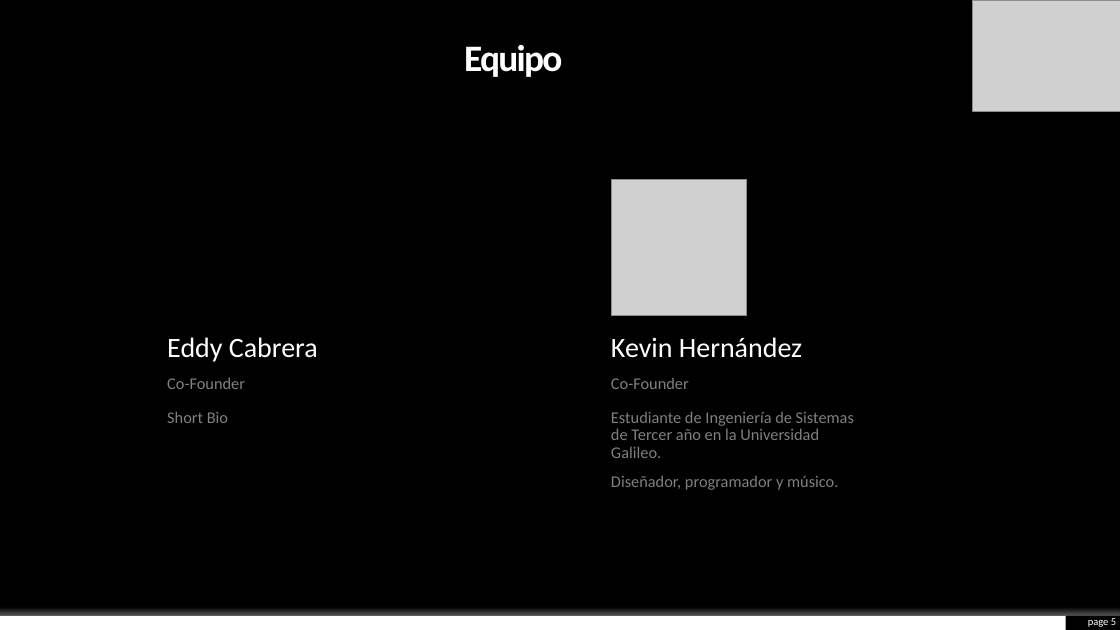
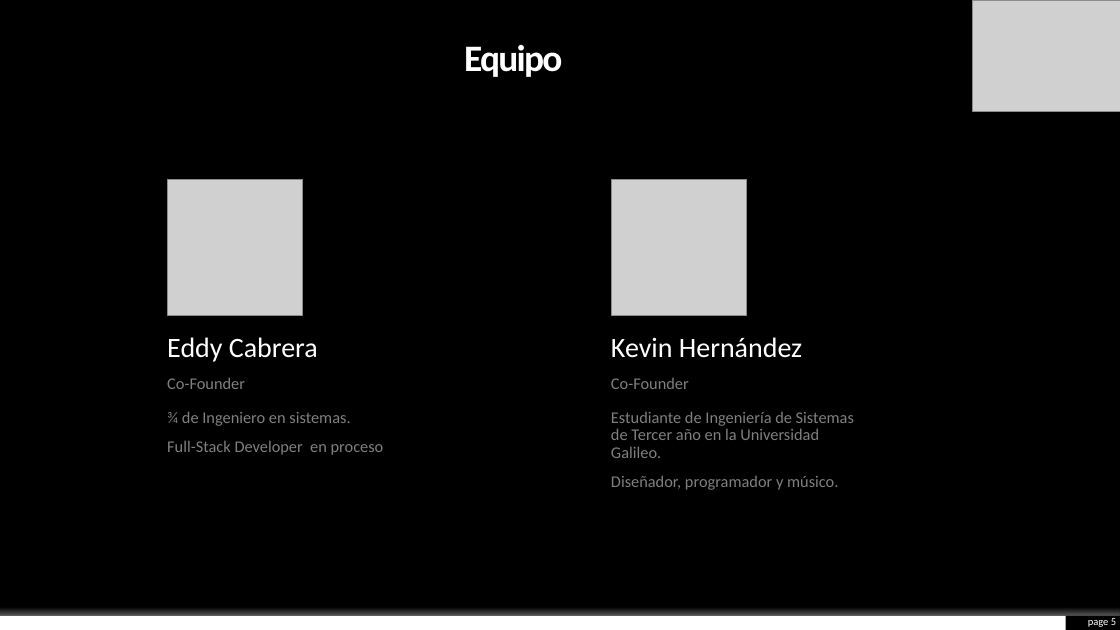
Before and after one commit to KevinHern/ingsoft, a slide deck: slide 5 of Docs/Presentacion_Final/final.pptx. Drawn at 1120x630 pixels with LibreOffice and Linux fonts; fonts in the diff are those of the drawing; grey boxes stand for pictures; background and template pictures are left out. Boxes give left, top, right and bottom in pixels: in the first picture for what was removed or moved away, otherwise in the second. Text is boxed around its words. In the diff, an @@ line names an element or a change of style, - is before the commit and + after.

Commit message:
Presentacion bio

```diff
--- a/Docs/Presentacion_Final/final.pptx
+++ b/Docs/Presentacion_Final/final.pptx
@@ picture added at box(167, 180, 302, 315) @@
@@ text at box(167, 411, 384, 455): text changed @@
-Short Bio
+¾ de Ingeniero en sistemas.
+Full-Stack Developer en proceso
```
